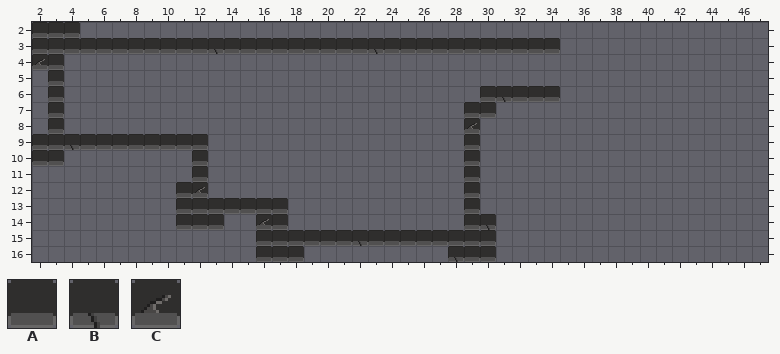
Tiled map: assets/map/World1.tmx. The picture above was drawn from the file before the commit.
Cells are 16x16 px. Shown: x 2..47, y 2..16.
Key: from "foreground_colliding": A 27, B 28, C 29.
_ is an empty cell.
Layers that did not change in this view are not listed.
Layer "Collision" before, first column x 2:
 2 AAA___________________________________________
 3 AAAAAAAAAAABAAAAAAAAABAAAAAAAAAAA_____________
 4 CA____________________________________________
 5 _A____________________________________________
 6 _A__________________________ABAAA_____________
 7 _A_________________________AA_________________
 8 _A_________________________C__________________
 9 AABAAAAAAAA________________A__________________
10 AA________A________________A__________________
11 __________A________________A__________________
12 _________AC________________A__________________
13 _________AAAAAAA___________A__________________
14 _________AAA__CA___________AB_________________
15 ______________AAAAAABAAAAAAAA_________________
16 ______________AAA_________BAA_________________
And afterwards:
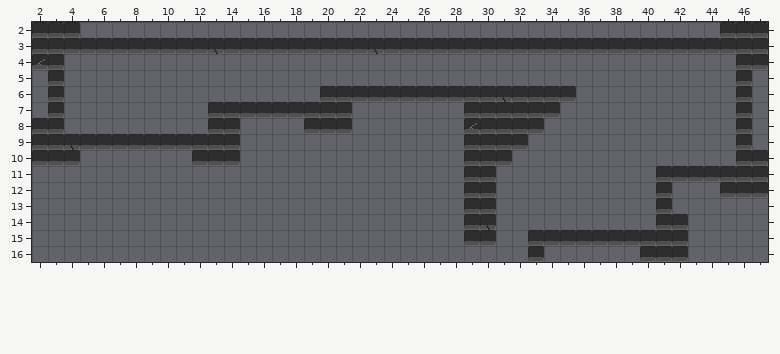
Edits made:
Layer "Collision":
Tile A now appears in row 2 at x 45 to 47; in row 3 at x 35 to 47; in row 4 at x 46 to 47; in row 5 at x 46; in row 6 at x 20 to 29, 35 and 46; in row 7 at x 13 to 21, 31 to 34 and 46.
Tile A now appears in row 8 at x 2, 13 to 14, 19 to 21, 30 to 33 and 46; in row 9 at x 13 to 14, 30 to 32 and 46; in row 10 at x 4, 13 to 14, 30 to 31 and 46 to 47; in row 11 at x 30 and 41 to 47; in row 12 at x 30, 41 and 45 to 47; in row 13 at x 30 and 41.
Tile A now appears in row 14 at x 41 to 42; in row 15 at x 33 to 42; in row 16 at x 33 and 40 to 42.
The author cleared tile A in row 11 at x 12; in row 12 at x 11; in row 13 at x 11 to 17; in row 14 at x 11 to 13 and 17; in row 15 at x 16 to 21 and 23 to 28; in row 16 at x 16 to 18 and 29 to 30.
The author cleared tile B in row 15 at x 22; in row 16 at x 28.
The author cleared tile C in row 12 at x 12; in row 14 at x 16.
Pixel boxes of the changes (left, top, right, bottom) in both pictures:
changed: (176, 22, 768, 262)
added: (32, 118, 48, 133)
added: (64, 150, 80, 165)
